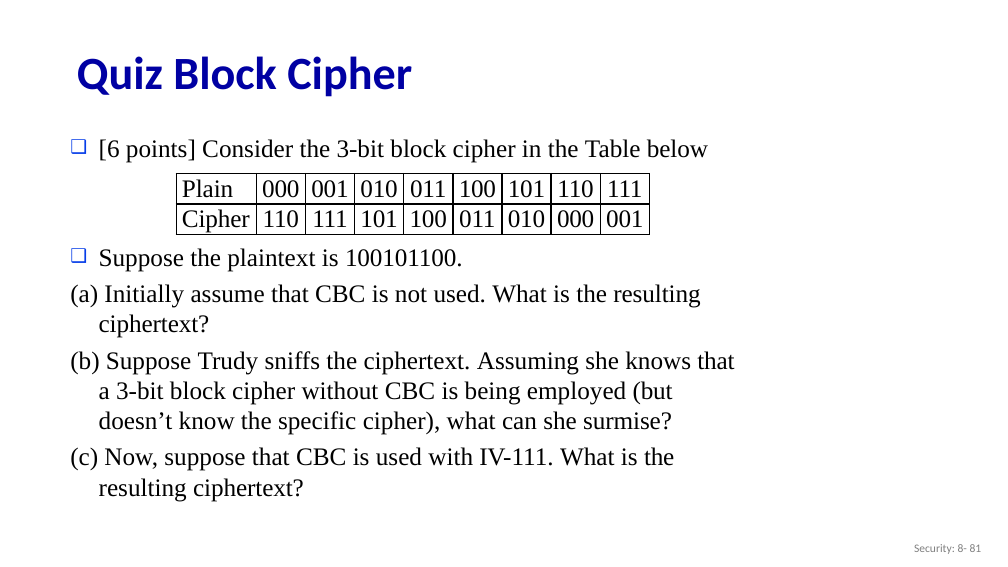
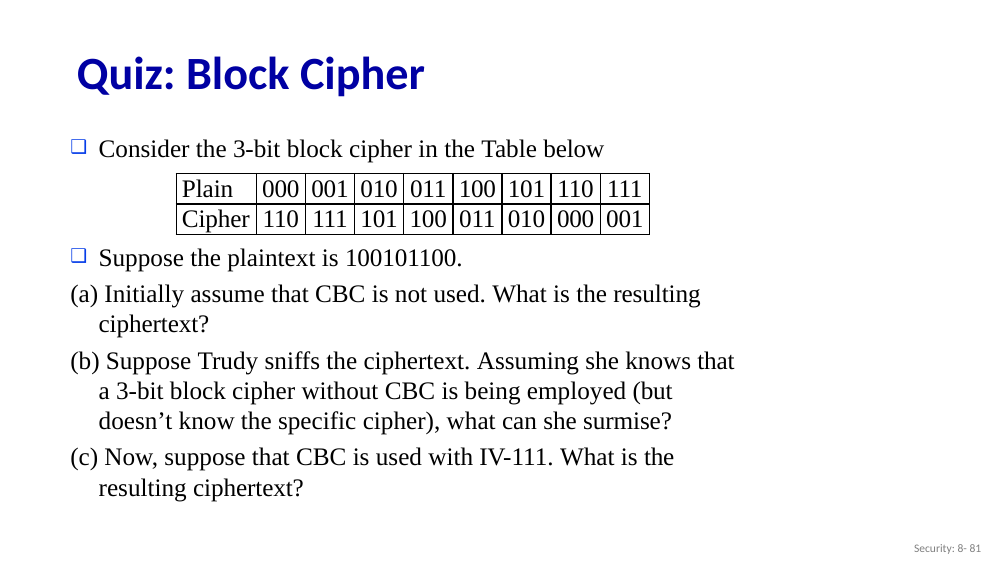
Before and after one commit to guhofstra/CSC175, a slide deck: slide 81 of PPTs/Sample Exam Questions.pptx. Drawn at 1008x567 pixels with LibreOffice and Linux fonts; fonts in the diff are those of the drawing. Boxes give left, top, right and bottom in pixels: in the first picture for what was removed or moved away, otherwise in the second. Text is boxed around its words. In the diff, an @@ line names an element or a change of style, - is before the commit and + after.

```diff
--- a/PPTs/Sample Exam Questions.pptx
+++ b/PPTs/Sample Exam Questions.pptx
@@ title at [77, 56, 425, 97]: text changed @@
-Quiz Block Cipher
+Quiz: Block Cipher
@@ text at [99, 139, 604, 163]: text changed @@
-❑ [6 points] Consider the 3-bit block cipher in the Table below
+❑ Consider the 3-bit block cipher in the Table below
```
Also in this commit, not shown: 4 other slides changed, 10 other files.
